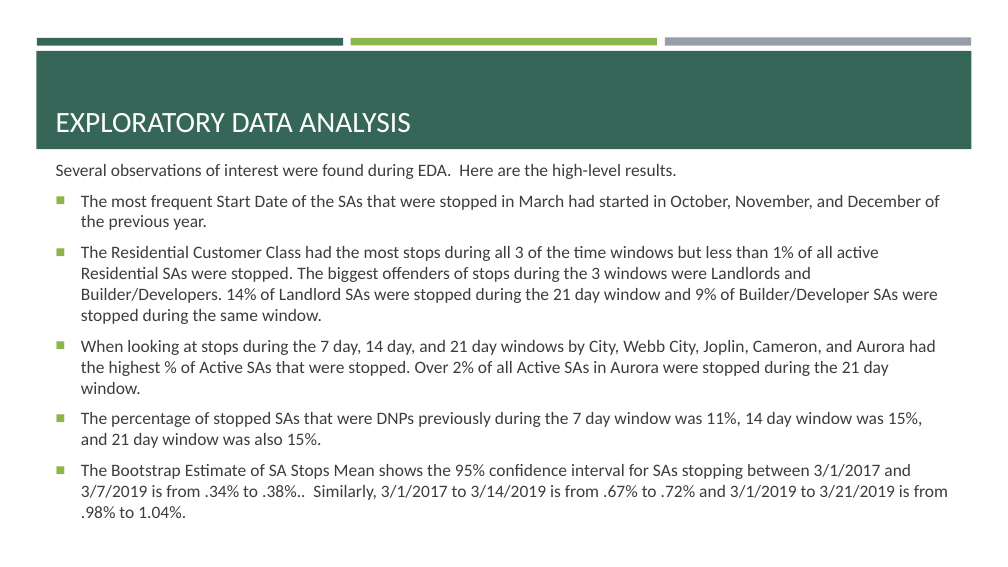
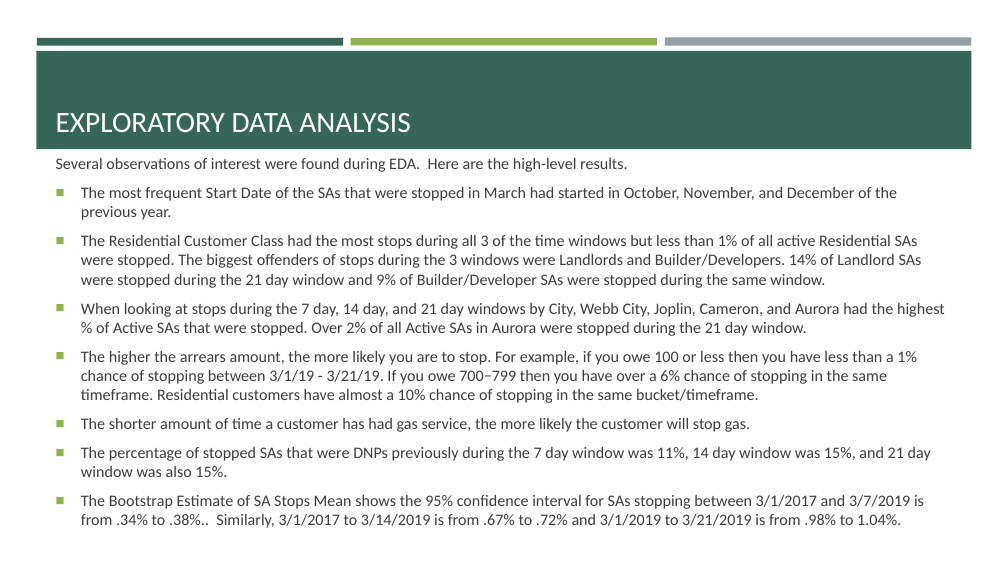
Before and after one commit to brocknosbisch/Springboard_Capstone_2, a slide deck: slide 9 of Chapter_4_Capstone_2_Milestone_Report_1.pptx. Drawn at 1008x567 pixels with LibreOffice and Linux fonts; fonts in the diff are those of the drawing. Boxes give left, top, right and bottom in pixels: in the first picture for what was removed or moved away, otherwise in the second. Text is boxed around its words. In the diff, an @@ line names an element or a change of style, - is before the commit and + after.

```diff
--- a/Chapter_4_Capstone_2_Milestone_Report_1.pptx
+++ b/Chapter_4_Capstone_2_Milestone_Report_1.pptx
@@ text at [81, 187, 945, 528]: size 16.6 to 15.3 pt in "Several observations of interest were found during ...", "The most frequent Start Date of the ...", "The Residential Customer Class had the most ...", "When looking at stops during the 7 ..." and 2 more places @@
@@ text at [81, 351, 917, 432]: paragraphs added @@
+■ The higher the arrears amount, the more likely you are to stop. For example, if you owe 100 or less then you have less than a 1% chance of stopping between 3/1/19 - 3/21/19. If you owe 700−799 then you have over a 6% chance of stopping in the same timeframe. Residential customers have almost a 10% chance of stopping in the same bucket/timeframe.
+■ The shorter amount of time a customer has had gas service, the more likely the customer will stop gas.
```
Also in this commit, not shown: 2 slides added, 5 other files.
